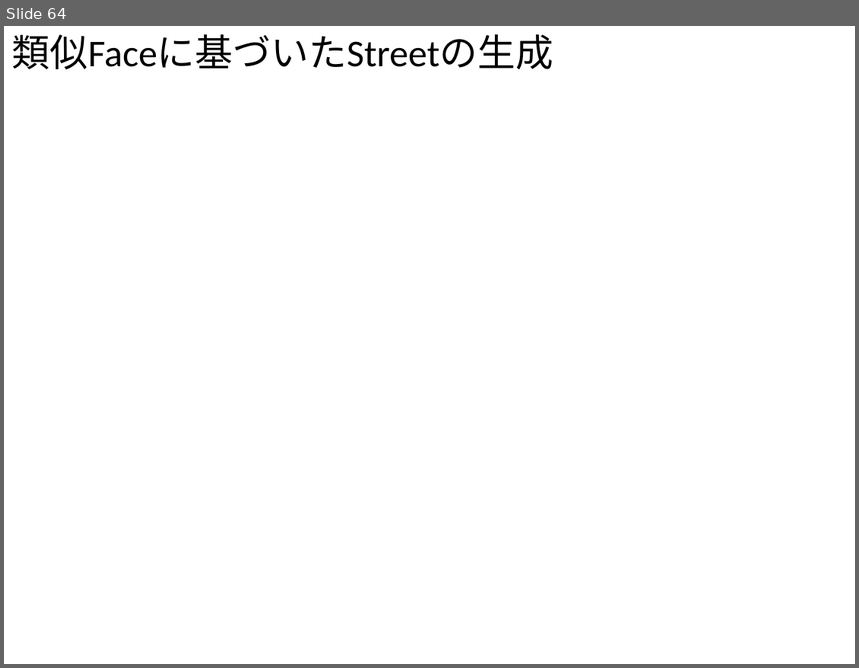
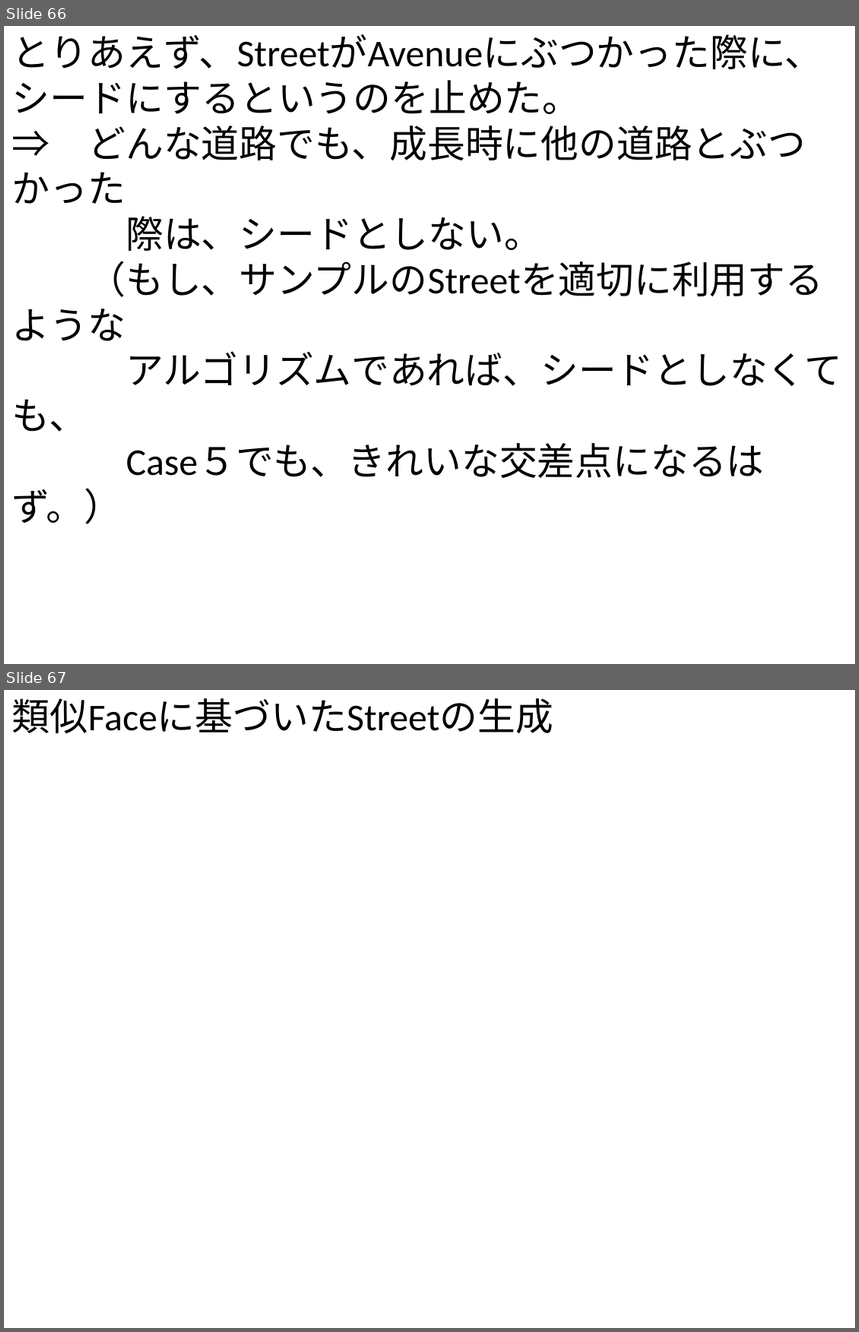
Before and after one commit to gnishida/RoadDesigner, a slide deck: RoadDesigner.pptx. Shown one above the other, each under a label of ours: slide 64 before the commit, slides 66 and 67 after it. The pictures are 859x668 and 859x1332 pixels, drawn with LibreOffice and Linux fonts; fonts in the diff are those of the drawing. Boxes give left, top, right and bottom in pixels: in the first picture for what was removed or moved away, otherwise in the second. Text is boxed around its words. In the diff, an @@ line names an element or a change of style, - is before the commit and + after.

```diff
--- a/RoadDesigner.pptx
+++ b/RoadDesigner.pptx
@@ slide 66 added at (4, 26, 855, 664), background #FFFFFF @@
@@ text added at (12, 34, 842, 525), 32 pt, text #000000 @@
+とりあえず、StreetがAvenueにぶつかった際に、
+シードにするというのを止めた。
+⇒ どんな道路でも、成長時に他の道路とぶつかった
+際は、シードとしない。
+（もし、サンプルのStreetを適切に利用するような
+アルゴリズムであれば、シードとしなくても、
+Case５でも、きれいな交差点になるはず。）
@@ what was slide 64 is now slide 67 @@
```
Also in this commit, not shown: 2 slides changed, 2 other slides added, 2 other files.
